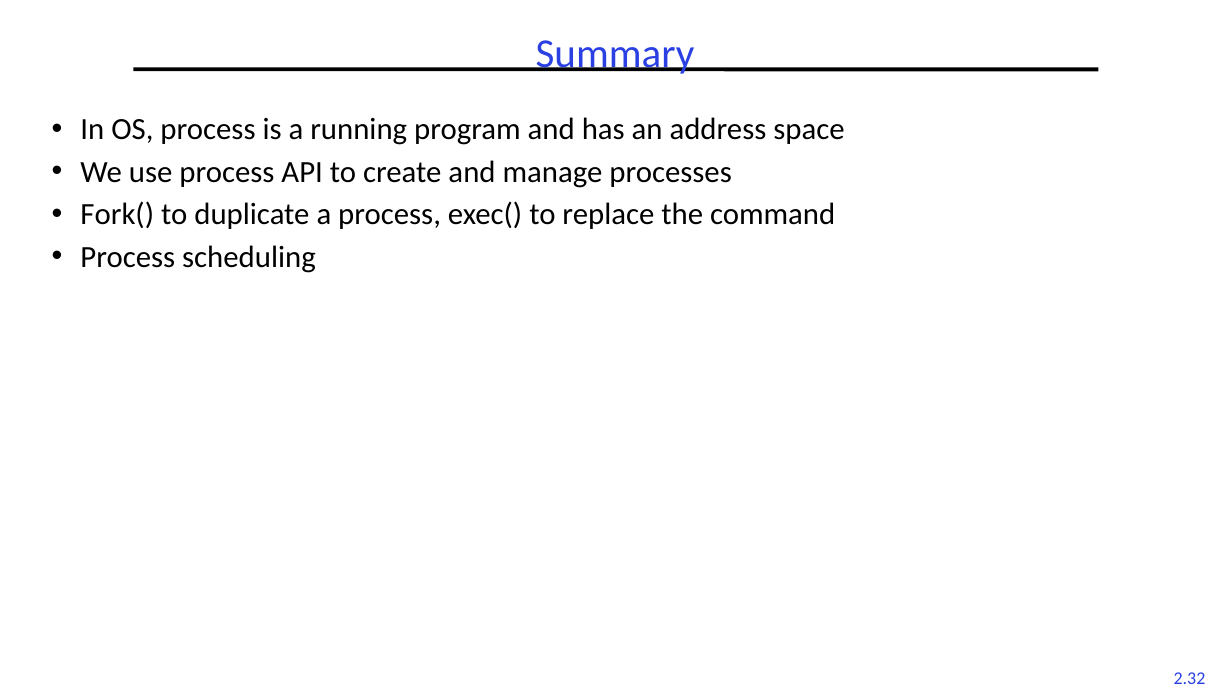
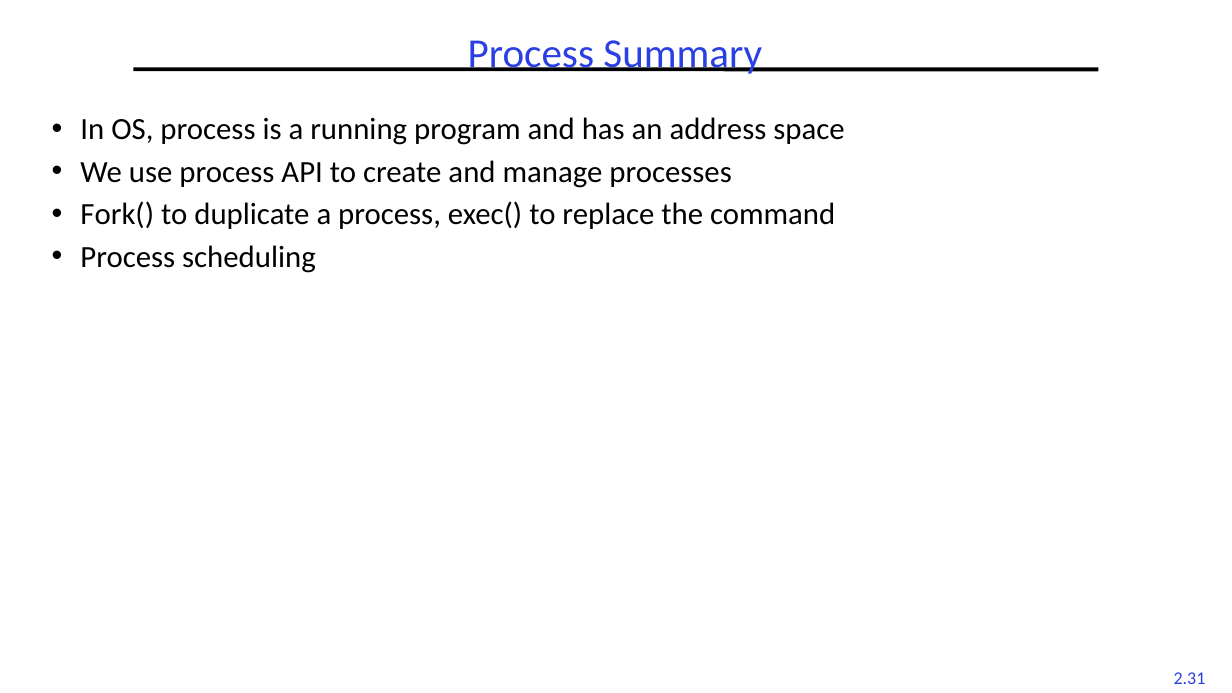
Before and after one commit to guhofstra/CSC256Fa25, a slide deck: slide 31 of PPTs/L2-Processes Threads.pptx (slide 32 before the commit). Drawn at 1232x693 pixels with LibreOffice and Linux fonts; fonts in the diff are those of the drawing. Boxes give left, top, right and bottom in pixels: in the first picture for what was removed or moved away, otherwise in the second. Text is boxed around its words. In the diff, an @@ line names an element or a change of style, - is before the commit and + after.

```diff
--- a/PPTs/L2-Processes Threads.pptx
+++ b/PPTs/L2-Processes Threads.pptx
@@ title at bbox=[468, 40, 762, 74]: text changed @@
-Summary
+Process Summary
@@ page number at bbox=[1174, 672, 1206, 684]: text changed @@
-2.32
+2.31
```
Also in this commit, not shown: 6 other slides changed, 1 slide added, 8 slides removed, 1 other file.
